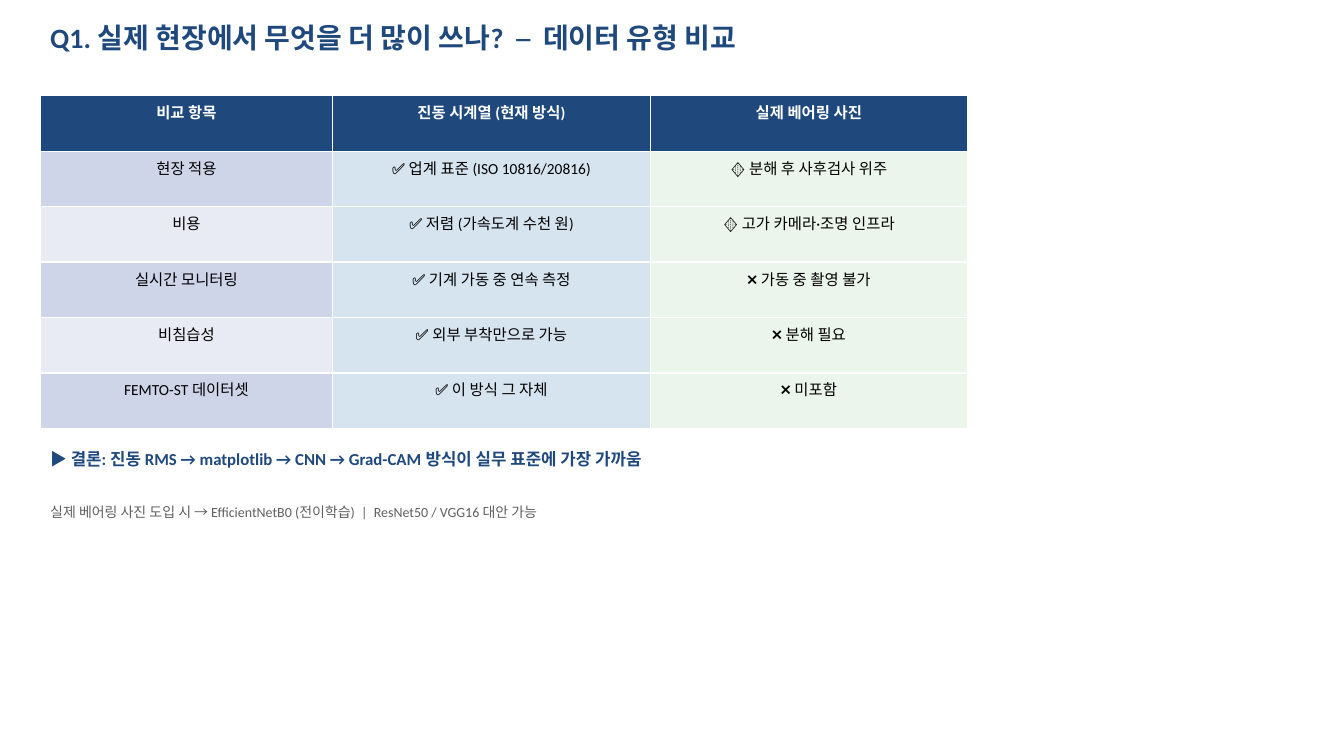
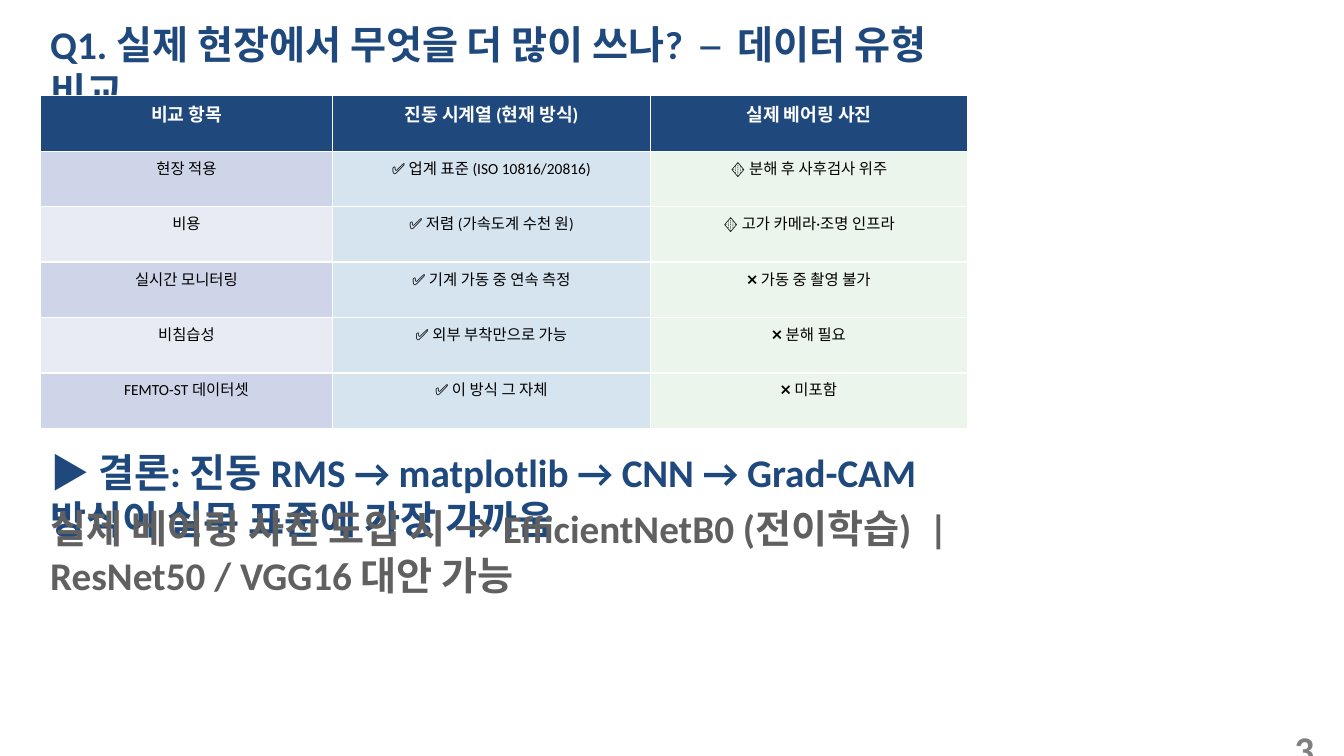
Before and after one commit to vapsnamheo-dev/AISOURCE, a slide deck: slide 3 of Homework/DL_FactoryAutomation/산출물/딥러닝_FEMTO_RUL_발표자료_v2.pptx. Drawn at 1344x756 pixels with LibreOffice and Linux fonts; fonts in the diff are those of the drawing. Boxes give left, top, right and bottom in pixels: in the first picture for what was removed or moved away, otherwise in the second. Text is boxed around its words. In the diff, an @@ line names an element or a change of style, - is before the commit and + after.

```diff
--- a/Homework/DL_FactoryAutomation/산출물/딥러닝_FEMTO_RUL_발표자료_v2.pptx
+++ b/Homework/DL_FactoryAutomation/산출물/딥러닝_FEMTO_RUL_발표자료_v2.pptx
@@ text "Q1. 실제 현장에서 무엇을 더 ..." at (50,26,927,96): size 20 to 28 pt @@
@@ table at (40,96,968,429) @@
@@ size 11 to 13 pt in "비교 항목", "진동 시계열 (현재 방식)", "실제 베어링 사진" @@
@@ text "▶ 결론: 진동 RMS → ..." at (50,454,916,545): size 12 to 28 pt @@
@@ text "실제 베어링 사진 도입 시 ..." at (50,503,911,594): size 10 to 28 pt, bold on @@
@@ text added at (1245,721,1325,749), 28 pt, text #808080, bold @@
+3
```
Also in this commit, not shown: 13 other slides changed, 5 slides added, 1 other file.
